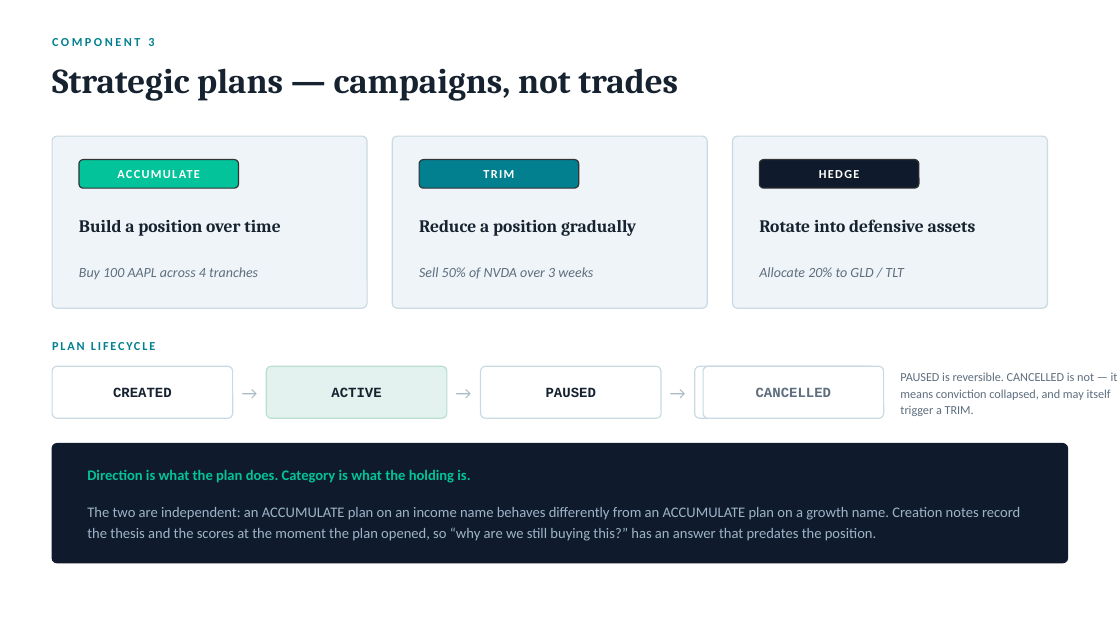
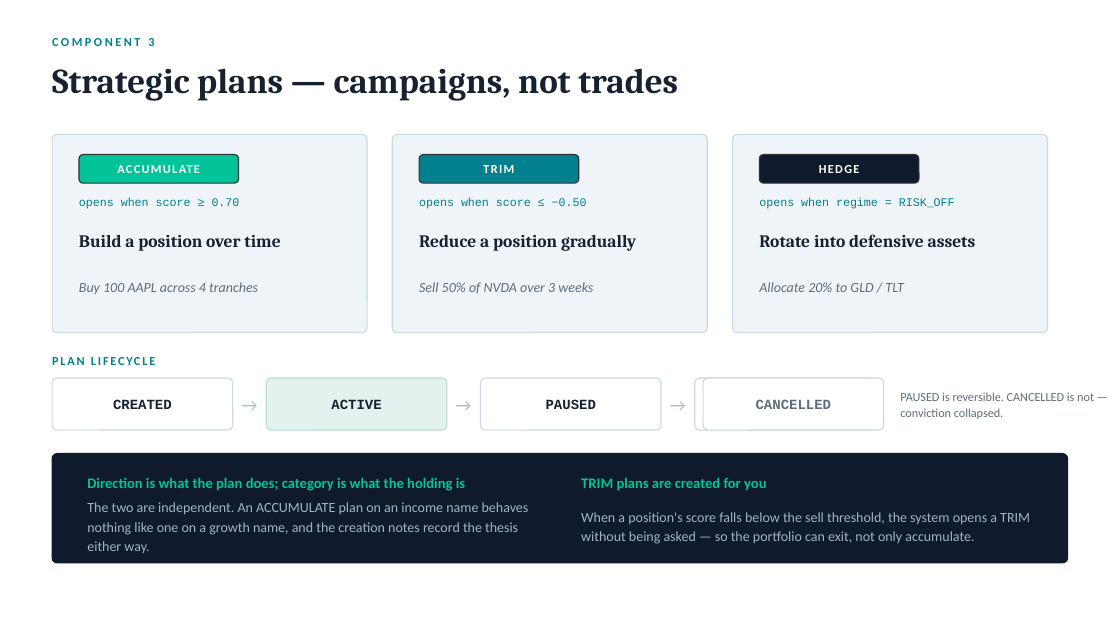
Before and after one commit to nicechester/atn-trd, a slide deck: slide 10 of docs/atn-trd-strategic-trading.pptx. Drawn at 1120x630 pixels with LibreOffice and Linux fonts; fonts in the diff are those of the drawing. Boxes give left, top, right and bottom in pixels: in the first picture for what was removed or moved away, otherwise in the second. Text is boxed around its words. In the diff, an @@ line names an element or a change of style, - is before the commit and + after.

```diff
--- a/docs/atn-trd-strategic-trading.pptx
+++ b/docs/atn-trd-strategic-trading.pptx
@@ rounded rectangle: place and size @@
-rounded rectangle at [52,136,367,308]
+rounded rectangle at [52,134,367,333]
@@ rounded rectangle: place and size @@
-rounded rectangle at [392,136,707,308]
+rounded rectangle at [392,134,707,333]
@@ proportions changed in 4 elements at [52,134,367,333], [52,454,1068,563], [392,134,707,333], [733,134,1048,333] @@
@@ rounded rectangle: place and size @@
-rounded rectangle at [733,136,1048,308]
+rounded rectangle at [733,134,1048,333]
@@ 3 texts, 3 rounded rectangles: place and size @@
-3 texts, 3 rounded rectangles at [79,160,919,517]
+3 texts, 3 rounded rectangles at [79,155,919,512]
@@ text added at [79,198,240,209], 10 pt, text #028090 @@
+opens when score ≥ 0.70
@@ text added at [419,198,587,209], 10 pt, text #028090 @@
+opens when score ≤ −0.50
@@ text added at [759,198,955,209], 10 pt, text #028090 @@
+opens when regime = RISK_OFF
@@ 7 texts: place and size @@
-7 texts at [79,219,976,483]
+7 texts at [79,234,976,491]
@@ 2 texts, 1 rounded rectangle: place and size @@
-2 texts, 1 rounded rectangle at [449,366,875,418]
+2 texts, 1 rounded rectangle at [234,378,661,430]
@@ text "→": place and size @@
-text "→" at [234,366,265,418]
+text "→" at [663,378,693,430]
@@ rounded rectangle: place and size @@
-rounded rectangle at [481,366,661,418]
+rounded rectangle at [695,378,875,430]
@@ 5 texts, 3 rounded rectangles: place and size @@
-5 texts, 3 rounded rectangles at [52,366,884,418]
+5 texts, 3 rounded rectangles at [52,378,884,430]
@@ text at [900,392,1094,419]: text changed @@
-PAUSED is reversible. CANCELLED is not — it means conviction collapsed, and may itself trigger a TRIM.
+PAUSED is reversible. CANCELLED is not — conviction collapsed.
@@ rounded rectangle: place and size @@
-rounded rectangle at [52,444,1068,563]
+rounded rectangle at [52,454,1068,563]
@@ text at [87,478,465,491]: text changed @@
-Direction is what the plan does. Category is what the holding is.
+Direction is what the plan does; category is what the holding is
@@ text added at [581,478,766,491], 12.5 pt, text #02C39A, bold @@
+TRIM plans are created for you
@@ text at [87,502,529,553]: text changed; size 12.5 to 12 pt @@
-The two are independent: an ACCUMULATE plan on an income name behaves differently from an ACCUMULATE plan on a growth name. Creation notes record the thesis and the scores at the moment the plan opened, so “why are we still buying this?” has an answer that predates the position.
+The two are independent. An ACCUMULATE plan on an income name behaves nothing like one on a growth name, and the creation notes record the thesis either way.
@@ text added at [581,512,1030,544], 12 pt, text #9FB3C8 @@
+When a position's score falls below the sell threshold, the system opens a TRIM without being asked — so the portfolio can exit, not only accumulate.
```
Also in this commit, not shown: 2 other slides changed, 3 slides added, 2 slides removed, 2 other files.
